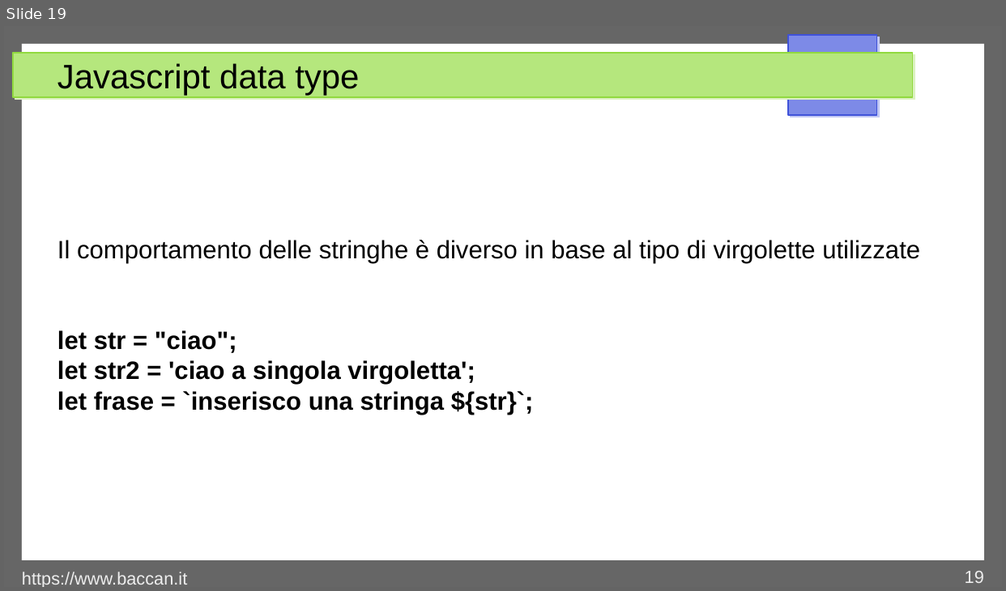
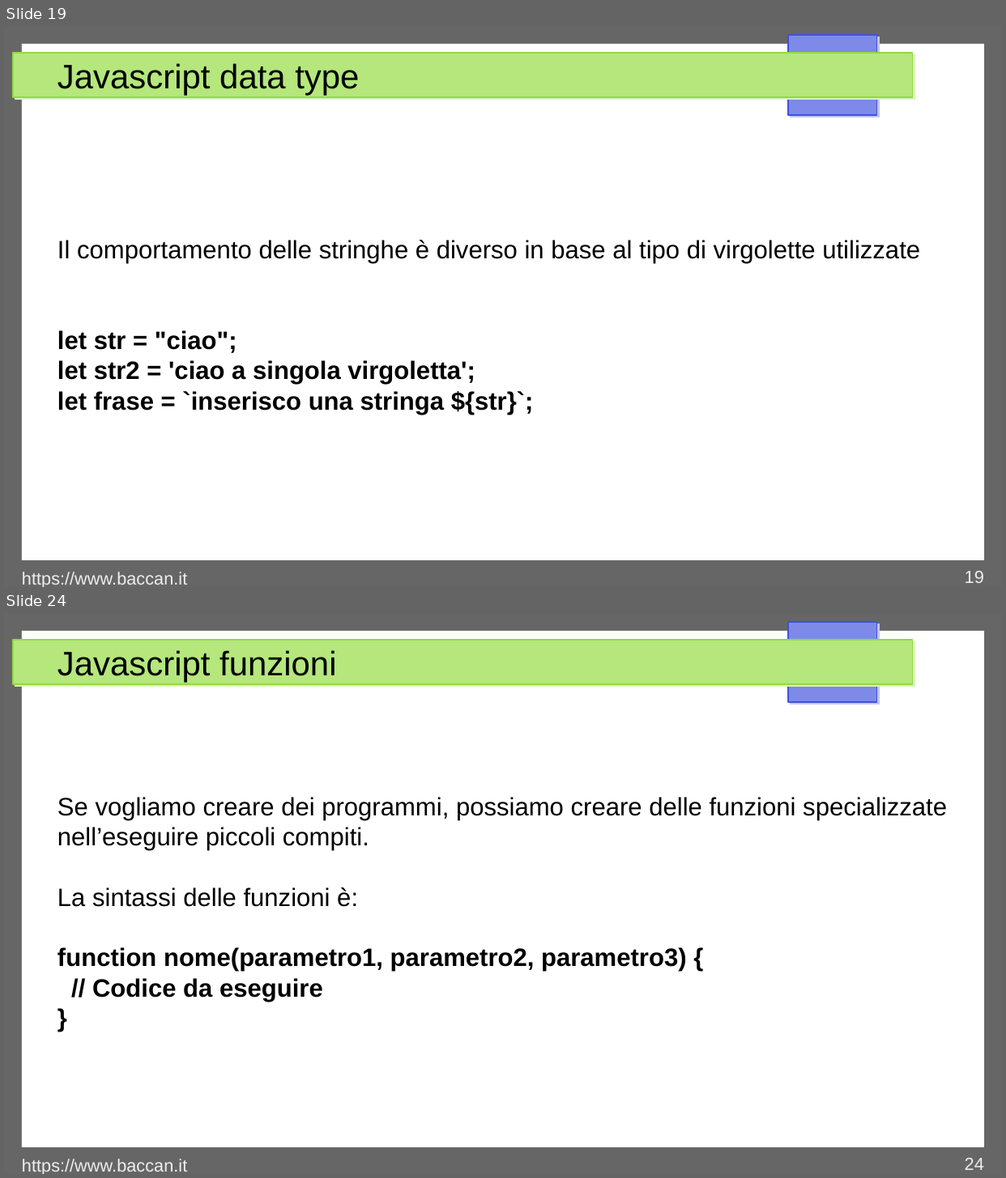
Before and after one commit to matteobaccan/CorsoJavascript, a slide deck: Chapter_Javascript.odp. Shown one above the other, each under a label of ours: slide 19 before the commit, slides 19 and 24 after it; the slides between them are not shown. The pictures are 1006x591 and 1006x1178 pixels, drawn with LibreOffice and Linux fonts; fonts in the diff are those of the drawing. Boxes give left, top, right and bottom in pixels: in the first picture for what was removed or moved away, otherwise in the second. Text is boxed around its words. In the diff, an @@ line names an element or a change of style, - is before the commit and + after.

```diff
--- a/Chapter_Javascript.odp
+++ b/Chapter_Javascript.odp
@@ slide 24 added at [4,613,1002,1174], background #FFFFFF; not listed: 4 template elements that a slide beside it also shows @@
@@ title added at [57,650,336,682], 27 pt, text #000000 @@
+Javascript funzioni
@@ text added at [57,797,947,1002], 20 pt, text #000000 @@
+Se vogliamo creare dei programmi, possiamo creare delle funzioni specializzate nell’eseguire piccoli compiti.
+La sintassi delle funzioni è:
+function nome(parametro1, parametro2, parametro3) {
+// Codice da eseguire
+}
@@ text added at [22,1159,187,1174], 14 pt, text #EEEEEE @@
+https://www.baccan.it
@@ page number added at [965,1158,984,1170], 14 pt, text #EEEEEE @@
+24
```
Also in this commit, not shown: 1 slide changed, 5 other slides added.
